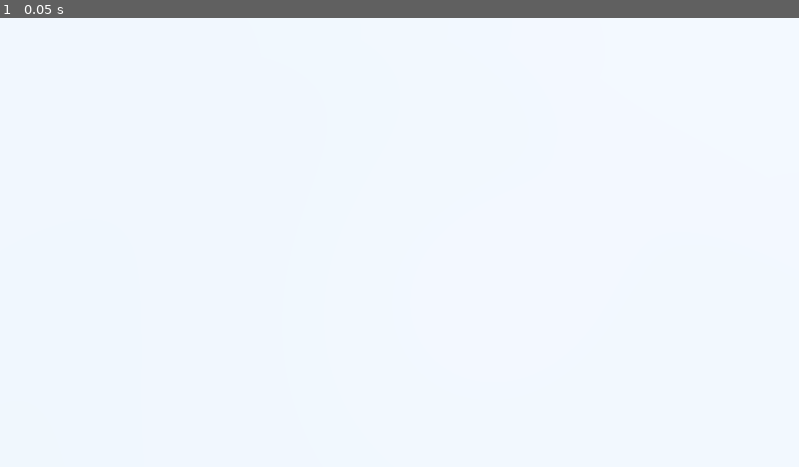
Above: before the commit, frame 1.
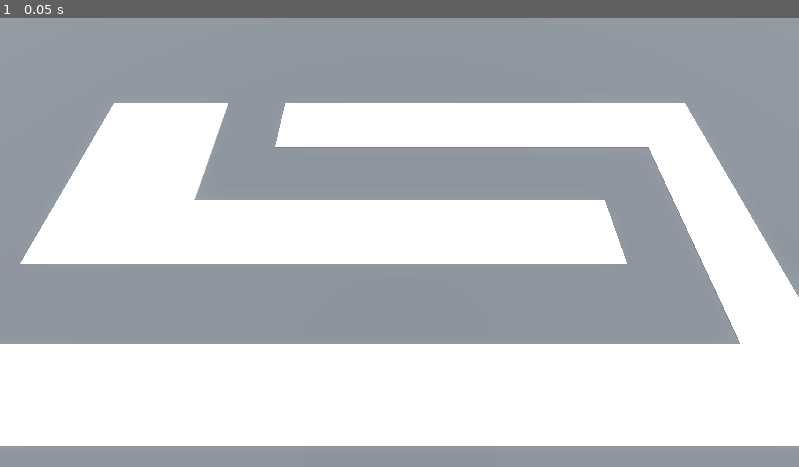
Above: after the commit, the same moment.

Repository: FabioAVSilva/Barbarian-Blaster
Game: Godot game, scene res://BaseLevel.tscn
Two runs of this game, one before a commit and one after it. Both use one fixed random seed, a clock stepped at 60 frames per second and the inputs below.
Inputs:
- Up to frame 1 (0.05 s): no input

The runs differ from the first frame. In frame 1, 55% of the frame differs, in the area x 0-100%, y 0-100%.

Commit message:
Created base level layout

Diff:
--- a/BaseLevel.tscn
+++ b/BaseLevel.tscn
@@ -15,6 +15,9 @@
 tonemap_mode = 2
 glow_enabled = true
 
+[sub_resource type="StandardMaterial3D" id="StandardMaterial3D_lvb7b"]
+albedo_color = Color(0.266667, 0.266667, 0.266667, 1)
+
 [node name="BaseLevel" type="Node3D"]
 
 [node name="DirectionalLight3D" type="DirectionalLight3D" parent="."]
@@ -27,9 +30,15 @@
 [node name="CSGBox3D" type="CSGBox3D" parent="."]
 transform = Transform3D(1, 0, 0, 0, 1, 0, 0, 0, 1, 0, -1, 0)
 size = Vector3(100, 2, 100)
+material = SubResource("StandardMaterial3D_lvb7b")
 
 [node name="Camera3D" type="Camera3D" parent="."]
 transform = Transform3D(1, 0, 0, 0, 0.422618, 0.906308, 0, -0.906308, 0.422618, 0, 14.5, 9.5)
 
 [node name="GridMap" type="GridMap" parent="."]
 mesh_library = ExtResource("1_lvb7b")
+cell_size = Vector3(4, 4, 4)
+cell_center_y = false
+data = {
+"cells": PackedInt32Array(65535, 65534, 0, 65535, 2, 0, 65531, 65535, 0, 3, 65534, 0, 2, 65534, 0, 65534, 2, 0, 65533, 2, 0, 65532, 2, 0, 65531, 65534, 0, 1, 2, 0, 65534, 65534, 0, 2, 2, 0, 3, 2, 0, 1, 65534, 0, 0, 65534, 0, 65531, 2, 0, 65531, 0, 0, 0, 2, 0, 4, 65534, 0, 4, 65535, 0, 4, 0, 0, 4, 1, 0, 4, 2, 0, 65532, 0, 0, 65533, 0, 0, 65534, 0, 0, 65535, 0, 0, 0, 0, 0, 1, 0, 0, 2, 0, 0, 65532, 65534, 0, 65532, 65535, 0)
+}
Not shown: 1 places in BaseLevel.tscn that only renumber resources
